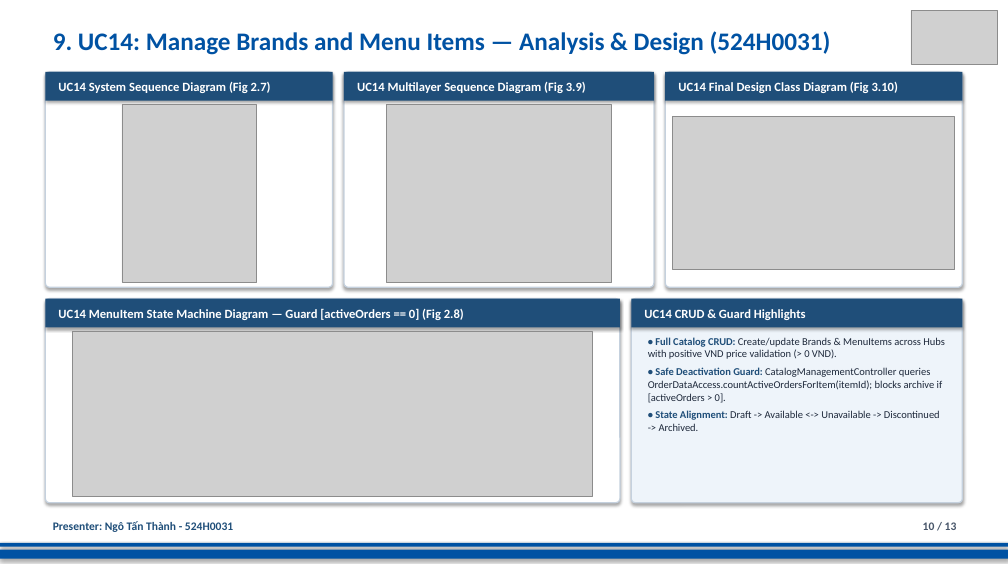
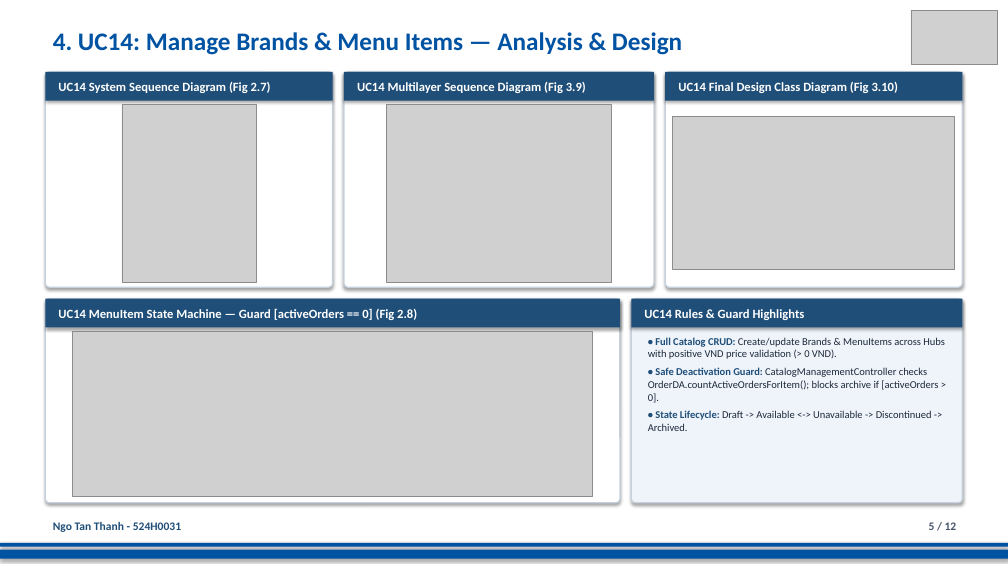
Before and after one commit to DoQuocTrung06/SaigonBite-RAD-TeamF10, a slide deck: slide 5 of Part_2/TeamF10_Presentation_for_SaigonBite.pptx (slide 10 before the commit). Drawn at 1008x567 pixels with LibreOffice and Linux fonts; fonts in the diff are those of the drawing; grey boxes stand for pictures. Boxes give left, top, right and bottom in pixels: in the first picture for what was removed or moved away, otherwise in the second. Text is boxed around its words. In the diff, an @@ line names an element or a change of style, - is before the commit and + after.

```diff
--- a/Part_2/TeamF10_Presentation_for_SaigonBite.pptx
+++ b/Part_2/TeamF10_Presentation_for_SaigonBite.pptx
@@ text at (53, 32, 682, 55): text changed @@
-9. UC14: Manage Brands and Menu Items — Analysis & Design (524H0031)
+4. UC14: Manage Brands & Menu Items — Analysis & Design
@@ text in rectangle at (58, 308, 417, 320): text changed @@
-UC14 MenuItem State Machine Diagram — Guard [activeOrders == 0] (Fig 2.8)
+UC14 MenuItem State Machine — Guard [activeOrders == 0] (Fig 2.8)
@@ text in rectangle at (644, 309, 805, 320): text changed @@
-UC14 CRUD & Guard Highlights
+UC14 Rules & Guard Highlights
@@ text at (648, 367, 938, 431): text changed @@
-• Safe Deactivation Guard: CatalogManagementController queries OrderDataAccess.countActiveOrdersForItem(itemId); blocks archive if [activeOrders > 0].
-• State Alignment: Draft -> Available <-> Unavailable -> Discontinued -> Archived.
+• Safe Deactivation Guard: CatalogManagementController checks OrderDA.countActiveOrdersForItem(); blocks archive if [activeOrders > 0].
+• State Lifecycle: Draft -> Available <-> Unavailable -> Discontinued -> Archived.
@@ text at (53, 522, 181, 532): text changed @@
-Presenter: Ngô Tấn Thành - 524H0031
+Ngo Tan Thanh - 524H0031
@@ text at (929, 522, 957, 530): text changed @@
-10 / 13
+5 / 12
```
Also in this commit, not shown: 11 other slides changed, 1 slide removed.
